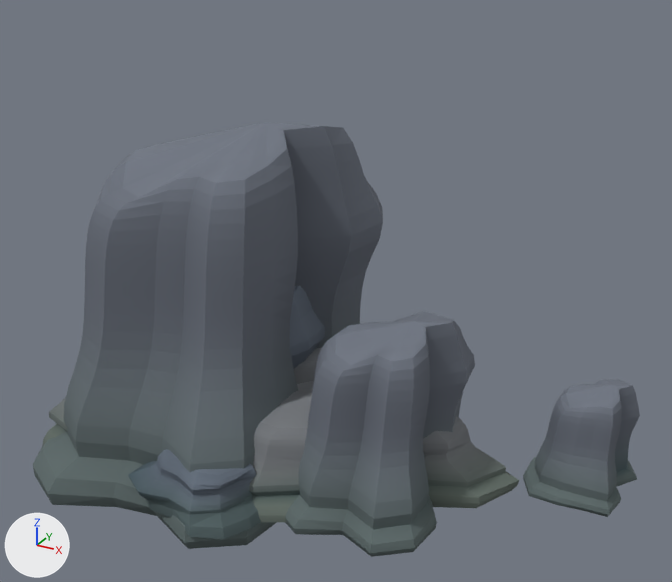
The Blender file source_assets/blender/environment/SM_SpringMaw.blend as it was, and as the next commit left it.
Both versions are drawn from a 50 mm lens placed at (9.32, -12.76, 9.15), pointed at (2.07, 0.42, 2.56). Every picture has the same lights, and +X, +Y and +Z are marked at lower left. The picture after the commit comes second.

In view in the first picture: 'SM_Spring_Buttress', 'SM_Spring_Shelf', 'SM_Spring_Sill', 'SM_Spring_Spout'.
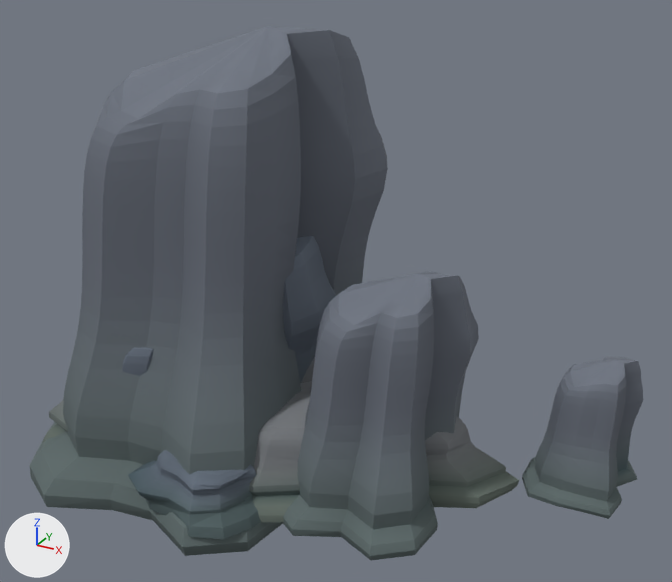
What changed in the scene script:
```text
Change me_sm_spring_buttress:
    used by ob_sm_spring_buttress; location = (0.0, 0.0, 0.0)
    remove me_sm_spring_buttress.from_pydata(...)  # 1856 vertices, 3692 faces; spans x -3.87..7.4, y -3.48..4.59, z -0.75..5.45
    add me_sm_spring_buttress.from_pydata(...)  # 1856 vertices, 3692 faces; spans x -3.91..7.41, y -3.54..4.6, z -0.75..7.02
    me_sm_spring_buttress part 1: 1622 of 1856 vertices moved; they spanned x -3.87..7.31, y -3.48..4.59, z -0.75..5.45 and now span x -3.91..7.33, y -3.54..4.6, z -0.75..7.02; mean shift (0.02, 0.01, 0.45); largest move (0.79, 0.27, 5.45) -> (0.87, 0.32, 7.02)
```

Where the change shows, as pixel boxes [x1, y1, x2, y2] in the pictures (672 x 582 px; the box of a moved part takes in the faces that stretch with it):
'SM_Spring_Buttress', reshaped (23% taller)
    before: [33, 122, 640, 557]
    after: [30, 26, 643, 560]
part 1 of me_sm_spring_buttress, moved or reshaped
    before: [33, 122, 640, 555]
    after: [30, 29, 643, 560]
'SM_Spring_Spout', unchanged, uncovered by the edit
    before: [289, 286, 325, 369]
    after: [122, 236, 336, 383]
